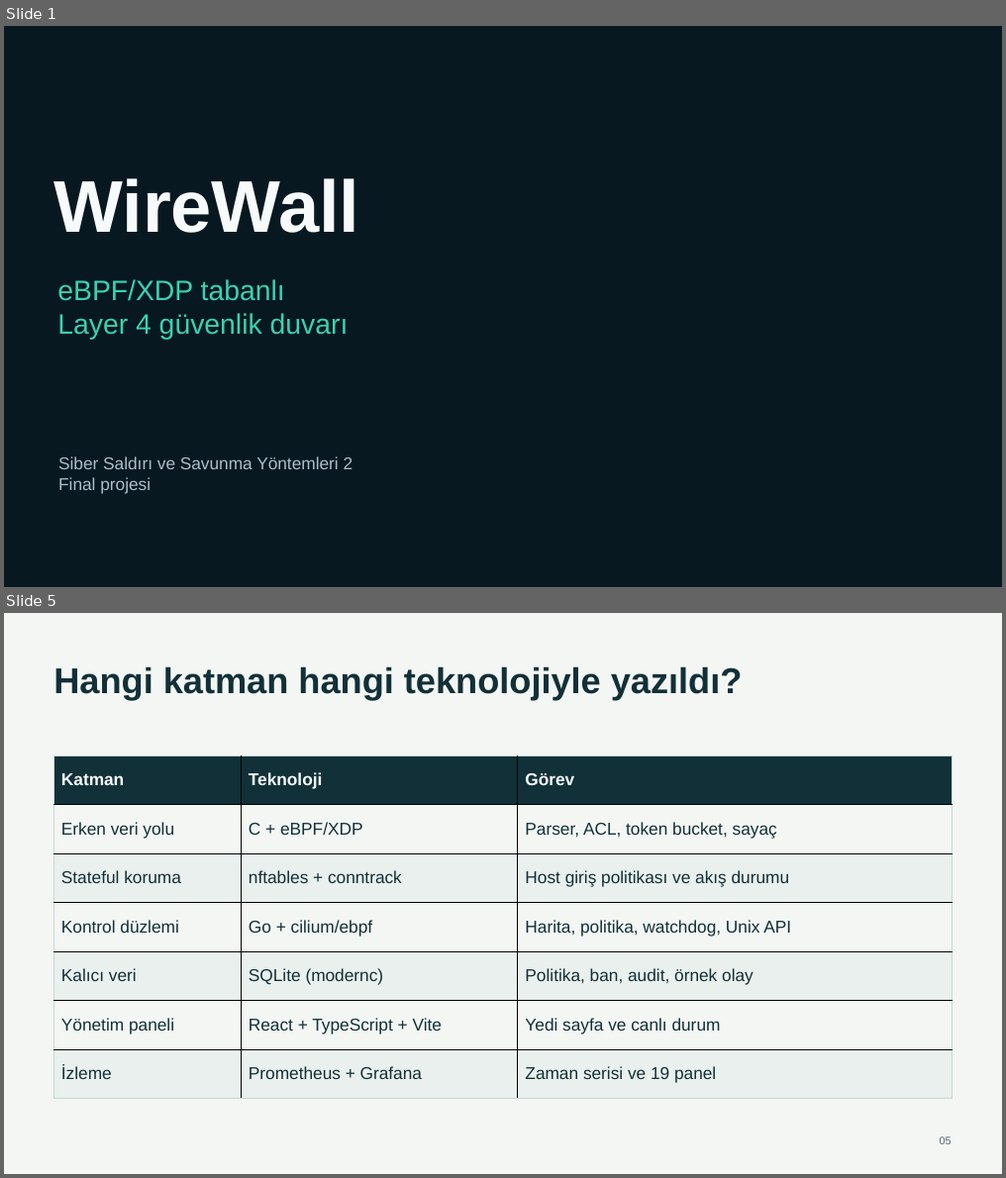
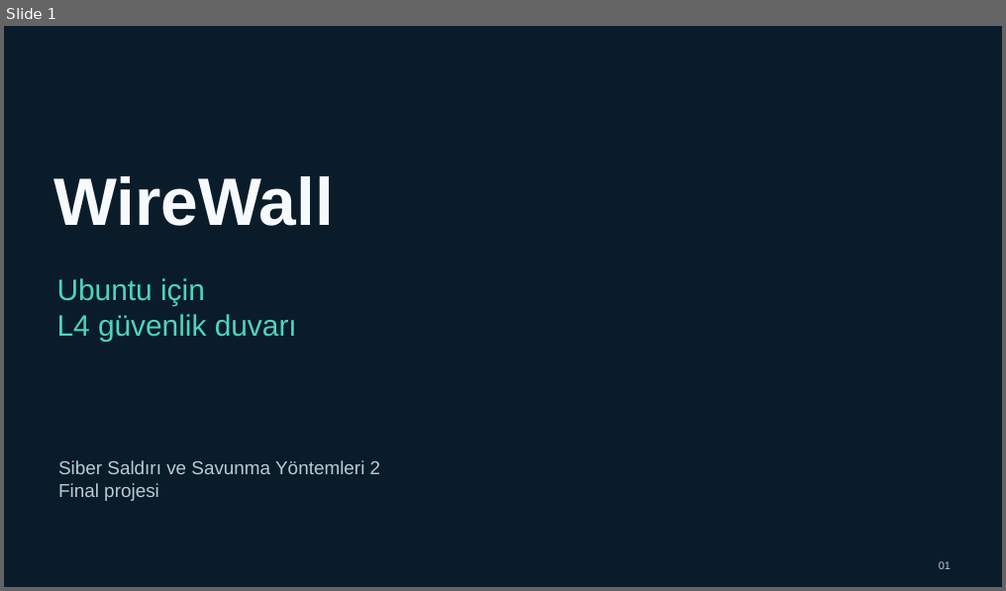
Before and after one commit to TheDarkGuardian/WireWall, a slide deck: docs/presentation/WireWall-Final.pptx. Shown one above the other, each under a label of ours: slides 1 and 5 before the commit, slide 1 after it; the slides between them are not shown. The pictures are 1006x1178 and 1006x591 pixels, drawn with LibreOffice and Linux fonts; fonts in the diff are those of the drawing; background and template pictures are left out. Boxes give left, top, right and bottom in pixels: in the first picture for what was removed or moved away, otherwise in the second. Text is boxed around its words. In the diff, an @@ line names an element or a change of style, - is before the commit and + after.

Commit message:
docs: sunumu ve proje raporunu Türkçe anlatım ve kaynakçayla yenile

```diff
--- a/docs/presentation/WireWall-Final.pptx
+++ b/docs/presentation/WireWall-Final.pptx
@@ slide 5 removed at [4,613,1002,1174], background #F3F6F3 @@
@@ text removed at [54,666,743,699] @@
-Hangi katman hangi teknolojiyle yazıldı?
@@ table removed at [54,756,952,1099], 7 rows, 3 columns @@
-Katman | Teknoloji | Görev
-Erken veri yolu | C + eBPF/XDP | Parser, ACL, token bucket, sayaç
-Stateful koruma | nftables + conntrack | Host giriş politikası ve akış durumu
-Kontrol düzlemi | Go + cilium/ebpf | Harita, politika, watchdog, Unix API
-Kalıcı veri | SQLite (modernc) | Politika, ban, audit, örnek olay
-Yönetim paneli | React + TypeScript + Vite | Yedi sayfa ve canlı durum
-İzleme | Prometheus + Grafana | Zaman serisi ve 19 panel
@@ text removed at [940,1137,951,1145] @@
-05
@@ slide 1 changed as well @@
@@ text "WireWall" at [54,176,333,226]: size 70.5 to 64.5 pt, text colour #F6FAFA to #F7FAFC @@
@@ text at [57,278,297,342]: text changed; size 27 to 28.5 pt; text colour #37D3B0 to #4DD5BC @@
-eBPF/XDP tabanlı
-Layer 4 güvenlik duvarı
+Ubuntu için
+L4 güvenlik duvarı
@@ text "Siber Saldırı ve Savunma Yöntemleri ..." at [58,461,381,501]: size 16.5 to 18 pt, text colour #A9BFCA to #B8CBD3 @@
@@ text added at [939,562,950,570], 10.5 pt, text #B8CBD3 @@
+01
```
Also in this commit, not shown: 21 slides added, 14 other slides removed, 6 other files.
